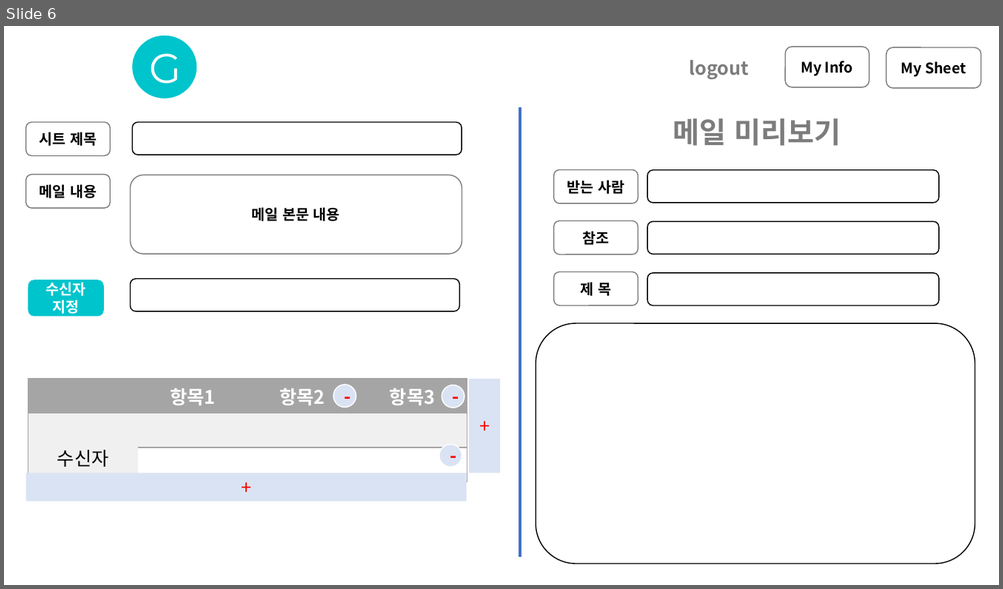
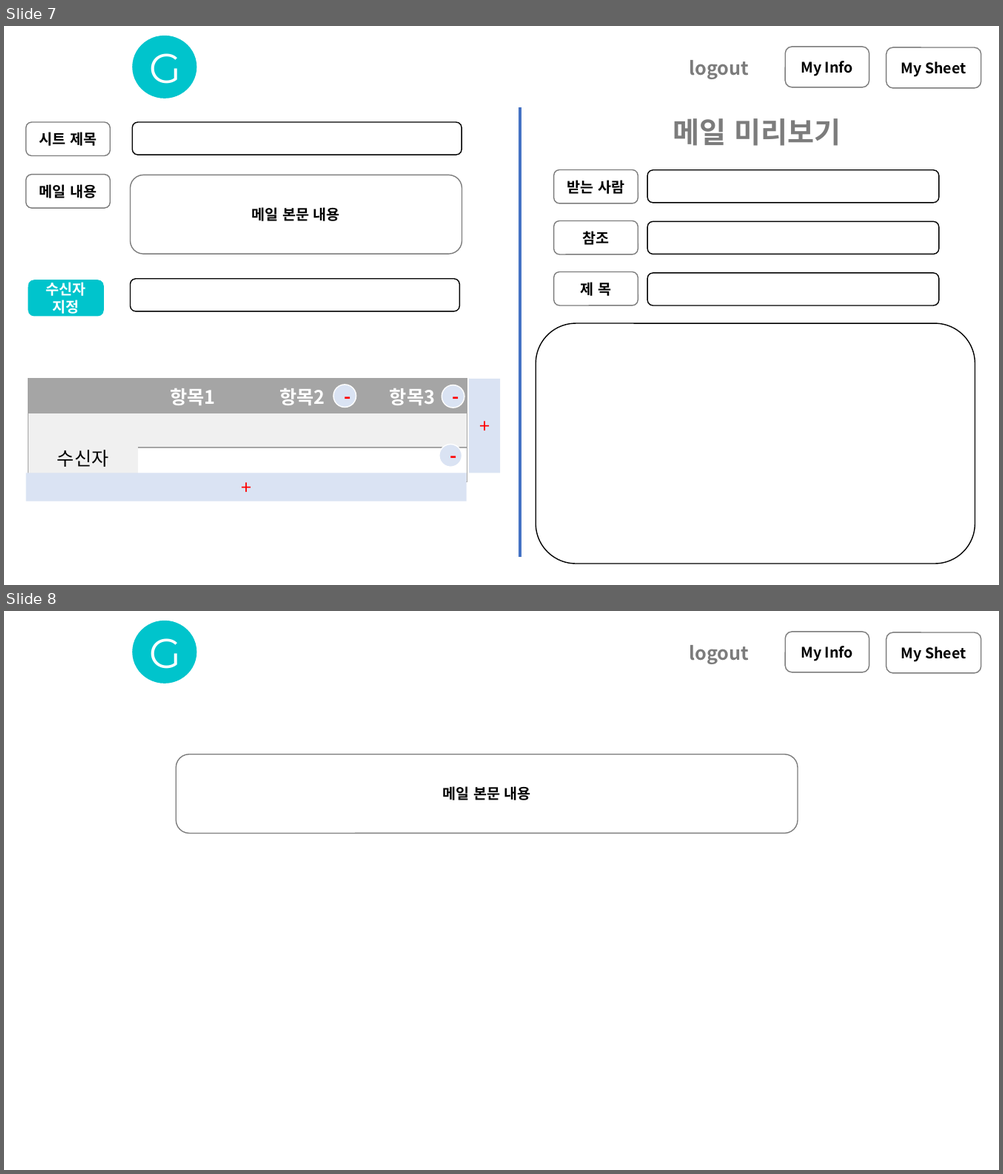
Before and after one commit to sungjaeyoon/Gathering-Bot, a slide deck: page-design.pptx. Shown one above the other, each under a label of ours: slide 6 before the commit, slides 7 and 8 after it. The pictures are 1003x589 and 1003x1174 pixels, drawn with LibreOffice and Linux fonts; fonts in the diff are those of the drawing. Boxes give left, top, right and bottom in pixels: in the first picture for what was removed or moved away, otherwise in the second. Text is boxed around its words. In the diff, an @@ line names an element or a change of style, - is before the commit and + after.

```diff
--- a/page-design.pptx
+++ b/page-design.pptx
@@ slide 8 added at [4,611,999,1170], background #FFFFFF @@
@@ ellipse added at [132,621,196,684], fill #00C4CC, 40 pt, text #FFFFFF @@
+G
@@ rounded rectangle added at [785,632,870,673], fill #FFFFFF, outline #7C7C7C 1 pt, 14 pt, text #000000, bold @@
+My Info
@@ rounded rectangle added at [886,632,981,674], fill #FFFFFF, outline #7C7C7C 1 pt, 14 pt, text #000000, bold @@
+My Sheet
@@ text added at [689,645,749,664], 18 pt, text #7C7C7C, bold @@
+logout
@@ rounded rectangle added at [176,755,797,833], fill #FFFFFF, outline #7C7C7C 1 pt, 14 pt, text #000000, bold @@
+메일 본문 내용
@@ what was slide 6 is now slide 7 @@
```
Also in this commit, not shown: 1 other slide added, 19 other files.
